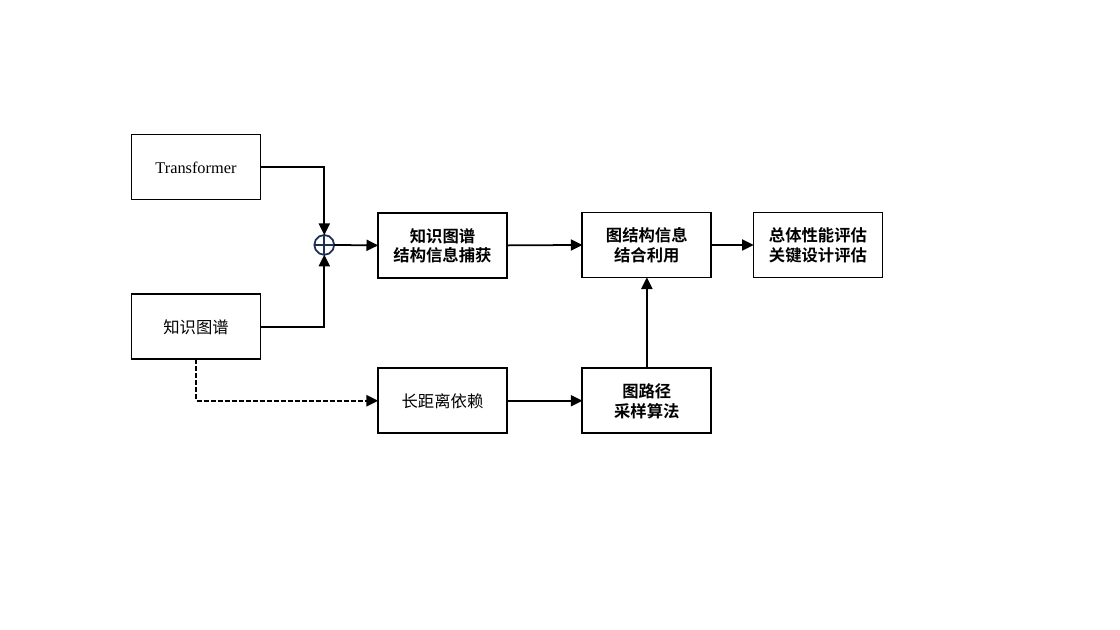
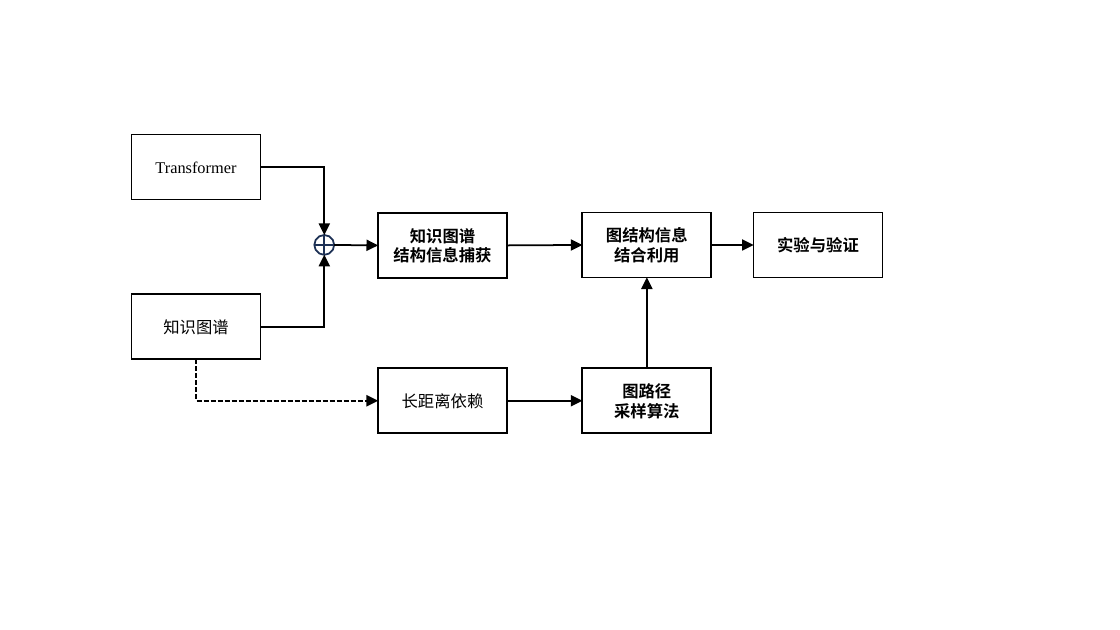
Before and after one commit to Sunrisea/BUAAThesis, a slide deck: slide 2 of 新建 Microsoft PowerPoint 演示文稿.pptx. Drawn at 1120x630 pixels with LibreOffice and Linux fonts; fonts in the diff are those of the drawing. Boxes give left, top, right and bottom in pixels: in the first picture for what was removed or moved away, otherwise in the second. Text is boxed around its words. In the diff, an @@ line names an element or a change of style, - is before the commit and + after.

```diff
--- a/新建 Microsoft PowerPoint 演示文稿.pptx
+++ b/新建 Microsoft PowerPoint 演示文稿.pptx
@@ text in rectangle at bbox=[777, 237, 859, 253]: text changed @@
-总体性能评估
-关键设计评估
+实验与验证
```
Also in this commit, not shown: 5 other files.
